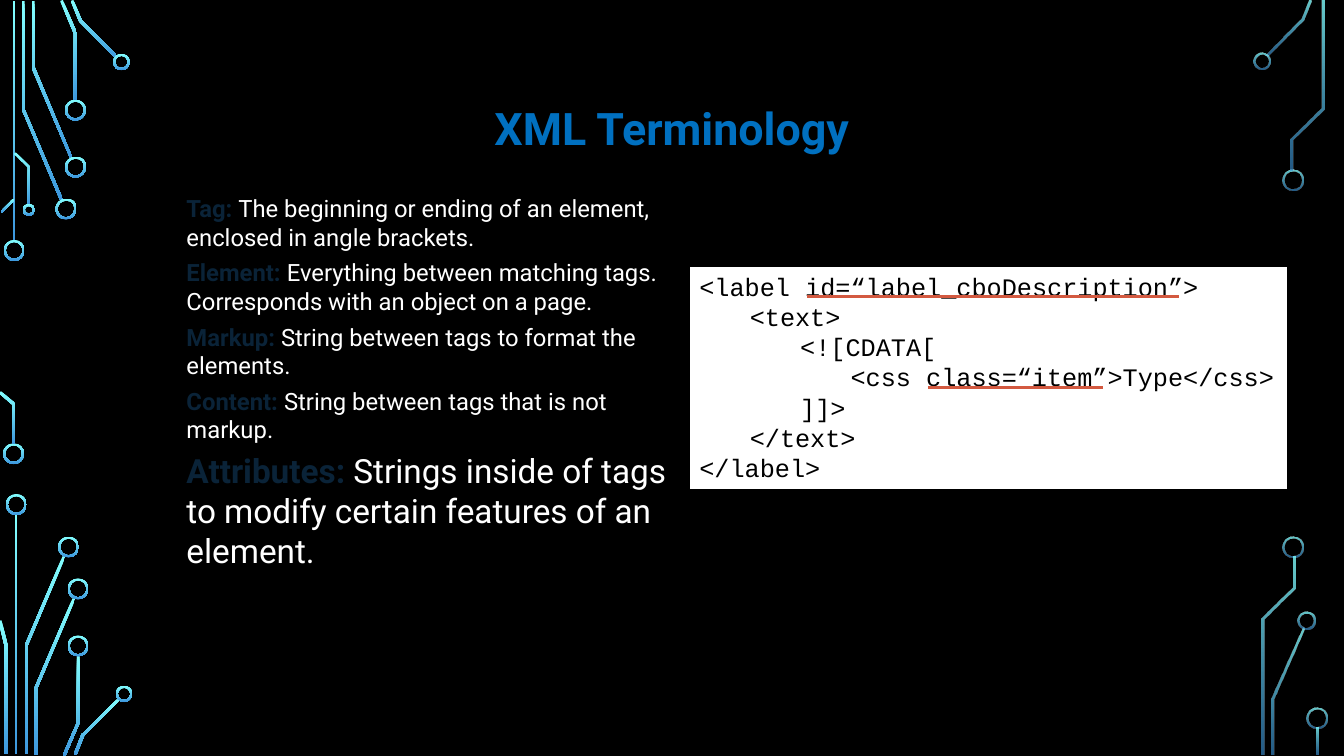
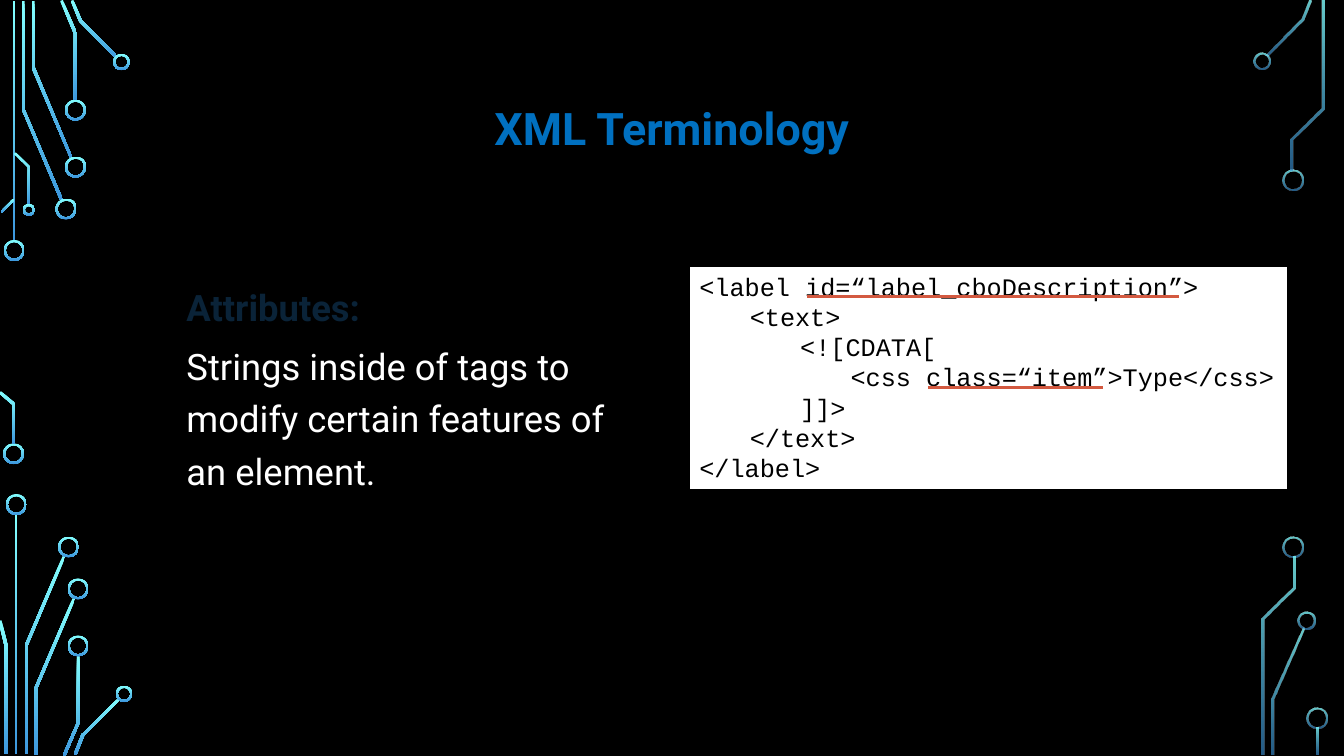
Before and after one commit to bswhitney/Cityworks-UICustomization-Training-Snippets, a slide deck: slide 8 of 01 Understand XML/UICustomizationIntro_CURRENT.pptx. Drawn at 1344x756 pixels with LibreOffice and Linux fonts; fonts in the diff are those of the drawing; background and template pictures are left out. Boxes give left, top, right and bottom in pixels: in the first picture for what was removed or moved away, otherwise in the second. Text is boxed around its words. In the diff, an @@ line names an element or a change of style, - is before the commit and + after.

```diff
--- a/01 Understand XML/UICustomizationIntro_CURRENT.pptx
+++ b/01 Understand XML/UICustomizationIntro_CURRENT.pptx
@@ text "Attributes:" at <box>186,352,604,486</box>: vertical alignment top to middle @@
@@ text at <box>186,352,604,486</box>: text changed; size 17 to 26 pt @@
-  Tag: The beginning or ending of an element, enclosed in angle brackets.
-  Element: Everything between matching tags. Corresponds with an object on a page.
-  Markup: String between tags to format the elements.
-  Content: String between tags that is not markup.
-  Attributes: Strings inside of tags to modify certain features of an element.
+  Attributes:
+  Strings inside of tags to modify certain features of an element.
```
Also in this commit, not shown: 5 other slides changed.
